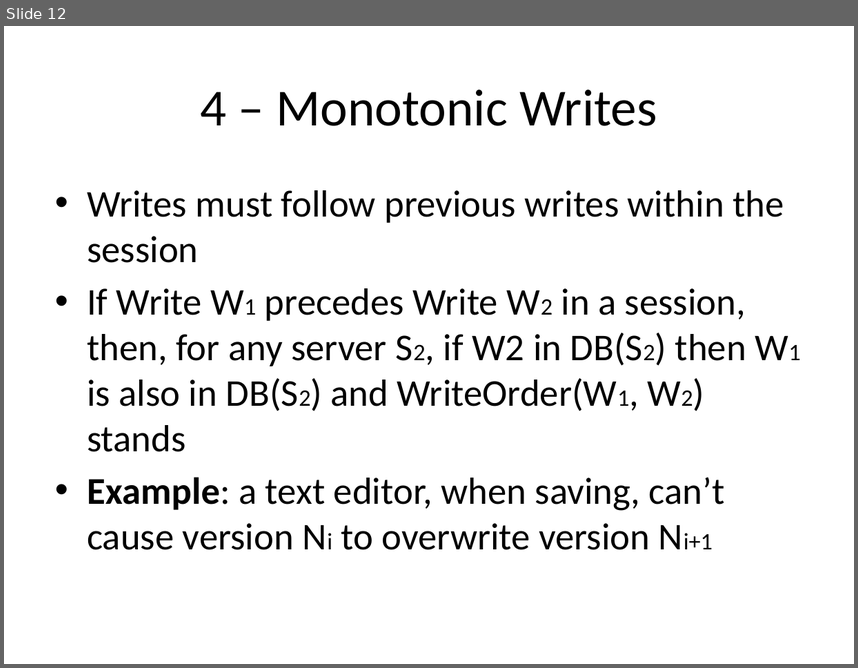
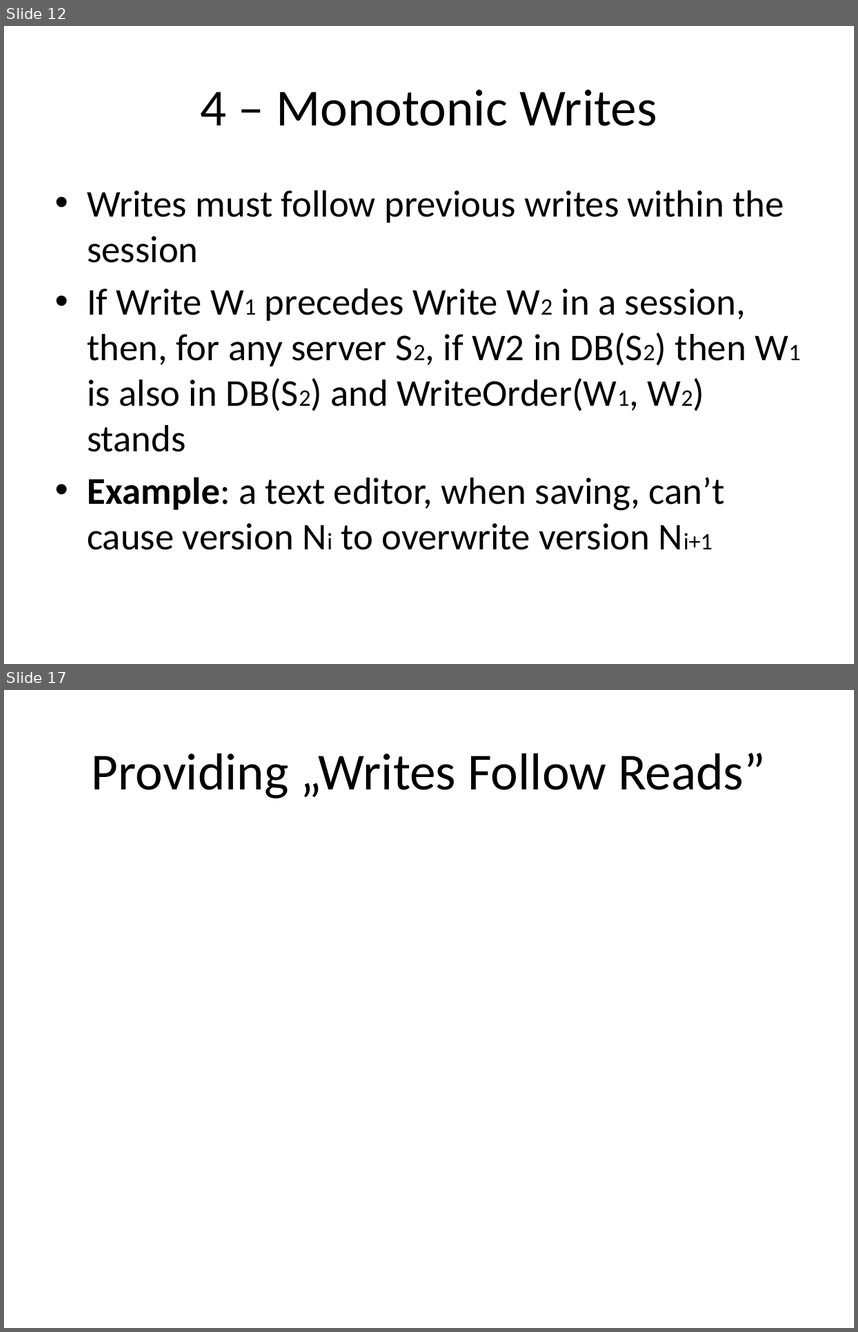
Before and after one commit to balidani/bomberman, a slide deck: presentation/slides_daniel.pptx. Shown one above the other, each under a label of ours: slide 12 before the commit, slides 12 and 17 after it; the slides between them are not shown. The pictures are 858x668 and 858x1332 pixels, drawn with LibreOffice and Linux fonts; fonts in the diff are those of the drawing; grey boxes stand for pictures. Boxes give left, top, right and bottom in pixels: in the first picture for what was removed or moved away, otherwise in the second. Text is boxed around its words. In the diff, an @@ line names an element or a change of style, - is before the commit and + after.

```diff
--- a/presentation/slides_daniel.pptx
+++ b/presentation/slides_daniel.pptx
@@ slide 17 added at <box>4,690,854,1328</box>, background #FFFFFF @@
@@ title added at <box>92,753,765,798</box>, 44 pt, text #000000 @@
+Providing „Writes Follow Reads”
```
Also in this commit, not shown: 3 slides changed, 6 other slides added.
